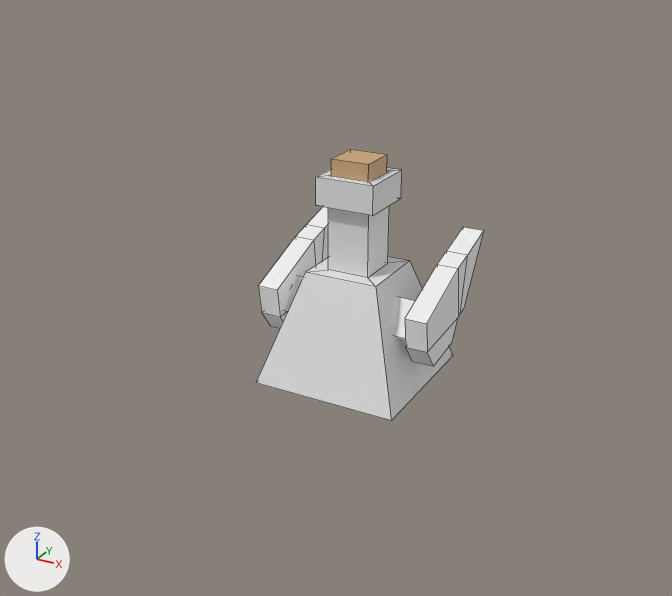
A saved change to the FBX model Assets/Models/PotionOfSpeed.fbx.
The view is the same before and after, from a camera (50 mm lens) standing at (2.09, -4.04, 2.02) and looking at (0.09, -0.4, 0.2). Every picture has the same lights, and +X, +Y and +Z are marked at lower left. The picture after the commit comes second. Mesh edges are drawn as thin lines. Where no turn or scale is listed for an object, it has been applied to the vertices.
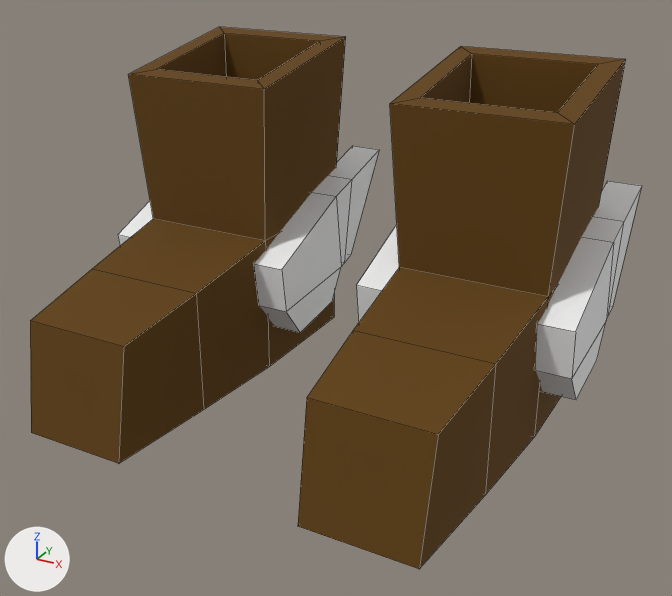
Changed parts and their boxes [x1, y1, x2, y2] in the pictures (672 x 596 px; the box of a moved part takes in the faces that stretch with it):
```json
{"object": "Cube", "change": "recoloured, surface changed, reshaped", "before": [256, 149, 484, 420], "after": [30, 27, 641, 569], "on screen": "167% wider, 100% taller"}
{"part": 1, "of": "me_cube", "change": "moved or reshaped", "before": [405, 227, 484, 366], "after": [536, 181, 641, 400]}
{"part": 2, "of": "me_cube", "change": "moved or reshaped", "before": [258, 207, 328, 329], "after": [356, 225, 399, 322]}
{"part": 3, "of": "me_cube", "change": "added", "after": [254, 146, 379, 332]}
{"part": 4, "of": "me_cube", "change": "added", "after": [118, 201, 153, 246]}
{"part": 5, "of": "me_cube", "change": "added", "after": [298, 46, 626, 569], "on screen": "brown"}
{"part": 6, "of": "me_cube", "change": "added", "after": [30, 27, 346, 463], "on screen": "brown"}
{"part": 7, "of": "me_cube", "change": "deleted", "before": [284, 276, 303, 313], "on screen": "mostly hidden"}
{"part": 8, "of": "me_cube", "change": "deleted", "before": [395, 298, 415, 344]}
{"part": 9, "of": "me_cube", "change": "deleted", "before": [331, 149, 387, 181], "on screen": "brown"}
{"part": 10, "of": "me_cube", "change": "deleted", "before": [256, 168, 453, 420]}
```

The change, as JSON lines over the scene's bpy script:
```json
{"op": "set", "path": "mat_material.base_color", "old": "(0.8, 0.8, 0.8)", "new": "(0.12, 0.0513, 0.000911)", "note": "white #e7e7e7 -> brown #614003"}
{"op": "set", "path": "mat_material.roughness", "old": "0.5", "new": "1.0"}
{"block": "me_cube", "where": "# used by ob_cube; location = (0.0, 0.0, 0.0)"}
{"op": "remove", "block": "me_cube", "code": "me_cube.from_pydata(...)  # 100 vertices, 86 faces; spans x -0.49..0.49, y -0.401..0.527, z -0.404..0.793"}
{"op": "add", "block": "me_cube", "code": "me_cube.from_pydata(...)  # 140 vertices, 124 faces; spans x -1.301..1.249, y -1.393..0.705, z -0.364..1.289"}
{"block": "me_cube", "change": "me_cube part 1: the loose piece of 20 vertices spanning x 0.372..0.49, y -0.213..0.527, z -0.217..0.323 is scaled about its middle by 1.46, then moved by (0.732, 0.008, 0.192)"}
{"block": "me_cube", "change": "me_cube part 2: the loose piece of 20 vertices spanning x -0.49..-0.372, y -0.213..0.527, z -0.217..0.323 is scaled about its middle by 1.46, then moved by (0.702, 0.008, 0.192)"}
{"block": "me_cube", "change": "me_cube part 3: the loose piece of 20 vertices spanning x 0.372..0.49, y -0.213..0.527, z -0.217..0.323 is copied, and the copy is scaled about its middle by 1.46, then moved by (-0.754, 0.008, 0.192); it spans x -0.41..-0.236, y -0.375..0.705, z -0.149..0.638"}
{"block": "me_cube", "change": "me_cube part 4: the loose piece of 20 vertices spanning x -0.49..-0.372, y -0.213..0.527, z -0.217..0.323 is copied, and the copy is scaled about its middle by 1.46, then moved by (-0.783, 0.008, 0.192); it spans x -1.301..-1.127, y -0.375..0.705, z -0.149..0.638"}
{"block": "me_cube", "change": "me_cube part 5: a new loose piece of 28 vertices spanning x 0.312..1.138, y -1.393..0.496, z -0.364..1.289, in mat_material (brown #614003)"}
{"block": "me_cube", "change": "me_cube part 6: a new loose piece of 28 vertices spanning x -1.173..-0.347, y -1.393..0.496, z -0.364..1.289, in mat_material (brown #614003)"}
{"block": "me_cube", "change": "me_cube part 7: the loose piece of 8 vertices spanning x -0.383..-0.191, y -0.149..0.149, z -0.222..0.076 is deleted"}
{"block": "me_cube", "change": "me_cube part 8: the loose piece of 8 vertices spanning x 0.191..0.383, y -0.149..0.149, z -0.222..0.076 is deleted"}
{"block": "me_cube", "change": "me_cube part 9: the loose piece of 8 vertices spanning x -0.104..0.104, y -0.104..0.104, z 0.586..0.793 is deleted"}
{"block": "me_cube", "change": "me_cube part 10"}
{"block": "me_cube", "change": "28 vertices are removed from x -0.401..0.401, y -0.401..0.401, z -0.404..0.706"}
{"block": "me_cube", "change": "26 faces are deleted"}
{"block": "me_cube", "change": "3 vertices are added at (0.534, -0.149, -0.073), (-0.377, -0.149, -0.073), (-0.952, -0.149, -0.073)"}
{"block": "me_cube", "change": "other edits to the shape of me_cube do not show in these pictures"}
{"op": "remove", "block": "me_cube", "code": "me_cube.materials.append(mat_material_001)  # blue #378ee7"}
{"op": "remove", "block": "me_cube", "code": "me_cube.materials.append(mat_material_002)  # brown #cda678"}
```
